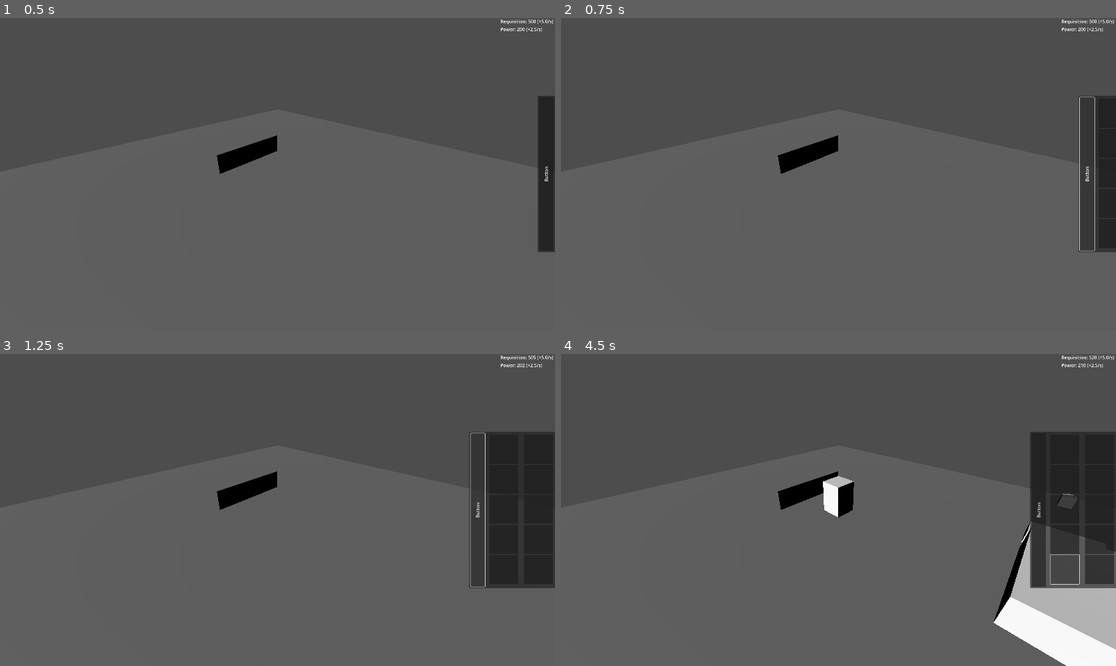
Above: before the commit, frames 1-4 (two rows, left to right).
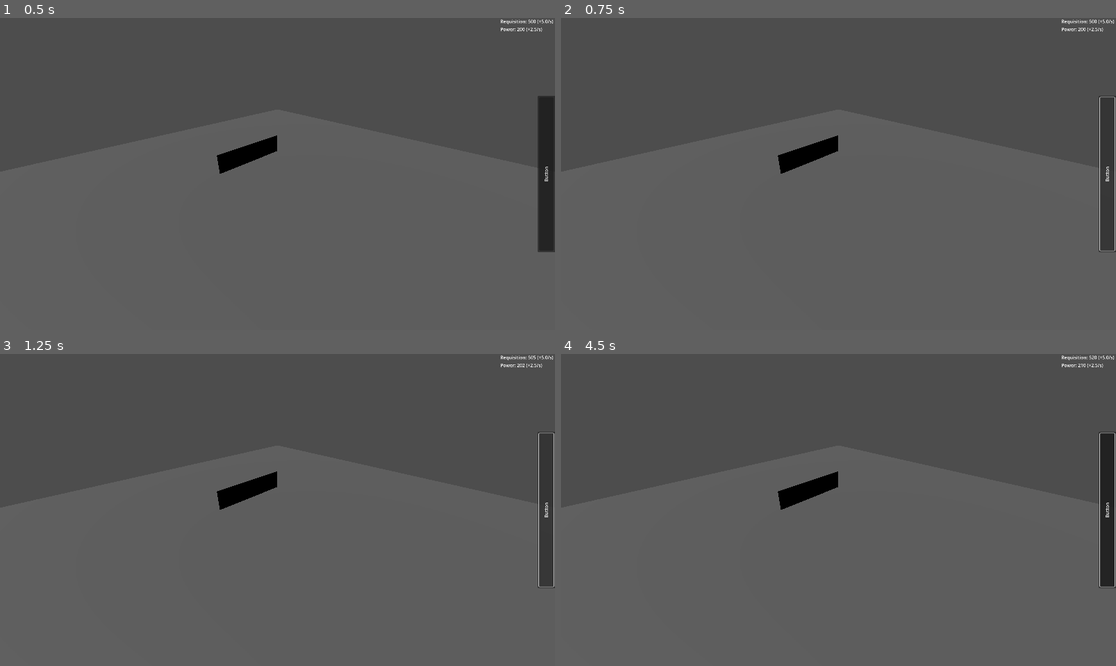
Above: after the commit, the same moments.

Repository: GViper3812/Tomfoolery
Game: Godot game, scene res://main_scene.tscn
Two runs of this game, one before a commit and one after it. Both use one fixed random seed, a clock stepped at 60 frames per second and the inputs below.
Inputs (mouse positions are in pixels of both pictures, inside the frame that each line leads up to):
- Up to frame 1 (0.5 s): no input
- Up to frame 2 (0.75 s): click "Button" at 0.5 s
- Up to frame 3 (1.25 s): no input
- Up to frame 4 (4.5 s): click (1066, 450) at 1.27 s; click (1066, 478) at 2.02 s; click (1066, 510) at 2.77 s; click (1066, 538) at 3.52 s; click (1066, 569) at 4.27 s

Frame 1 is identical in both runs. In frame 2, 1.4% of the frame differs, in the area x 93-100%, y 24-76%; in frame 3, 5.8%; in frame 4, 11%, in the area x 47-100%, y 24-100%.

Commit message:
Implemented Building Detection with LMB

Diff:
--- a/Player/hud.tscn
+++ b/Player/hud.tscn
@@ -1,7 +1,7 @@
 [gd_scene load_steps=3 format=3 uid="uid://byyk1a1grgcv2"]
 
 [ext_resource type="Script" uid="uid://d4kp3wfix4vip" path="res://assets/scripts/build_menu.gd" id="2_2nm5n"]
-[ext_resource type="Script" uid="uid://dah55mchhvfj6" path="res://Player/resources.gd" id="2_lnhd4"]
+[ext_resource type="Script" uid="uid://dah55mchhvfj6" path="res://assets/scripts/resources.gd" id="2_lnhd4"]
 
 [node name="HUD" type="Control"]
 process_mode = 3
--- a/assets/scripts/area_3d.gd
+++ b/assets/scripts/area_3d.gd
@@ -2,10 +2,10 @@
 
 @onready var pm = get_node("/root/rootGrid/Player1/player_manager")
 
-func _on_area_entered(area: Area3D) -> void:
+func _on_area_entered(_area: Area3D) -> void:
 	pm.set_state(pm.States.blocked)
 
-func _on_area_exited(area: Area3D) -> void:
+func _on_area_exited(_area: Area3D) -> void:
 	pm.set_state(pm.States.building)
 	if get_overlapping_areas().size() > 0:
 		pm.set_state(pm.States.blocked)
--- a/assets/scripts/build_manager.gd
+++ b/assets/scripts/build_manager.gd
@@ -11,7 +11,7 @@
 var mainmat: Material = preload("res://assets/building/shader/mainmat.tres")
 var editmat: Material = preload("res://assets/building/shader/editmat.tres")
 
-var current_building: MeshInstance3D = null
+static var current_building: MeshInstance3D = null
 var mat
 
 func _ready():
--- a/assets/scripts/build_menu.gd
+++ b/assets/scripts/build_menu.gd
@@ -22,7 +22,7 @@
 	menu_visible = !menu_visible
 	get_tree().create_tween().tween_property(panel, "position:x", menu_open_x if menu_visible else menu_closed_x, 0.5).set_trans(Tween.TRANS_SINE)
 
-func _input(event):
+func _unhandled_input(event):
 	if event.is_action_pressed("Toggle_Menu") or button.button_pressed:
 		toggle_menu()
 
--- a/assets/scripts/cam_control.gd
+++ b/assets/scripts/cam_control.gd
@@ -29,6 +29,7 @@
 
 			pitch = clamp(pitch, MAX_LOOK_DOWN, MAX_LOOK_UP)
 
+
 	if event is InputEventMouseButton:
 		if event.button_index == MOUSE_BUTTON_WHEEL_UP:
 			target_zoom_distance = max(MIN_ZOOM, target_zoom_distance - ZOOM_SPEED)
--- a/assets/scripts/player_manager.gd
+++ b/assets/scripts/player_manager.gd
@@ -13,15 +13,34 @@
 signal state_changed()
 
 static func get_mouse_world_position(camera: Camera3D) -> Vector3:
+	var ray_length = 1000
 	var mouse_pos = camera.get_viewport().get_mouse_position()
 	var ray_origin = camera.project_ray_origin(mouse_pos)
 	var ray_direction = camera.project_ray_normal(mouse_pos)
-	var ray_length = 1000
 	var space_state = camera.get_world_3d().direct_space_state
 	var query = PhysicsRayQueryParameters3D.create(ray_origin, ray_origin + ray_direction * ray_length)
 
 	var result = space_state.intersect_ray(query)
 	return result.position if result else Vector3.ZERO
+
+static func get_first_area_hit(camera: Camera3D) -> Area3D:
+	var ray_length = 1000
+	var mouse_pos = camera.get_viewport().get_mouse_position()
+	var ray_origin = camera.project_ray_origin(mouse_pos)
+	var ray_direction = camera.project_ray_normal(mouse_pos)
+	var space_state = camera.get_world_3d().direct_space_state
+
+	var query = PhysicsRayQueryParameters3D.create(ray_origin, ray_origin + ray_direction * ray_length)
+	query.collide_with_bodies = false
+	query.collide_with_areas = true
+
+	var result = space_state.intersect_ray(query)
+
+	if result and result.collider is Area3D:
+		return result.collider
+
+	return null
+
 
 func set_state(new_state: States):
 	state = new_state
--- /dev/null
+++ b/assets/scripts/select_manager.gd
@@ -0,0 +1,14 @@
+extends Node
+
+@onready var pm := get_node("../player_manager")
+@onready var bm := get_node("../build_manager")
+
+func _ready():
+	set_process_input(true)
+
+func _input(event: InputEvent) -> void:
+	if event is InputEventMouseButton and event.pressed and pm.get_state() == pm.States.play:
+		var area = pm.get_first_area_hit($"../Cam")
+
+		if area != null:
+			print(area)
--- a/main_scene.tscn
+++ b/main_scene.tscn
@@ -1,11 +1,12 @@
-[gd_scene load_steps=13 format=3 uid="uid://d3yx6al2k3um5"]
+[gd_scene load_steps=14 format=3 uid="uid://d3yx6al2k3um5"]
 
-[ext_resource type="Script" uid="uid://bjy1atkg7oebe" path="res://Player/movement.gd" id="1_o1tqw"]
+[ext_resource type="Script" uid="uid://bjy1atkg7oebe" path="res://assets/scripts/movement.gd" id="1_o1tqw"]
 [ext_resource type="PackedScene" uid="uid://byyk1a1grgcv2" path="res://Player/hud.tscn" id="2_eoku1"]
 [ext_resource type="Script" uid="uid://g87mlfguaeq6" path="res://assets/scripts/build_manager.gd" id="3_855mp"]
 [ext_resource type="Script" uid="uid://udxkaq3qfjce" path="res://assets/scripts/resource_manager.gd" id="4_75q7d"]
 [ext_resource type="Script" uid="uid://c5bwai6kgn1c2" path="res://assets/scripts/cam_control.gd" id="5_jka67"]
 [ext_resource type="Script" uid="uid://bxmqnov0o5684" path="res://assets/scripts/player_manager.gd" id="6_i5arm"]
+[ext_resource type="Script" uid="uid://chql2lmkgffde" path="res://assets/scripts/select_manager.gd" id="7_nfk4m"]
 
 [sub_resource type="CapsuleMesh" id="CapsuleMesh_qxy4w"]
 
@@ -33,6 +34,9 @@
 
 [node name="Player1" type="CharacterBody3D" parent="."]
 script = ExtResource("1_o1tqw")
+
+[node name="select_manager" type="Node" parent="Player1"]
+script = ExtResource("7_nfk4m")
 
 [node name="mesh" type="MeshInstance3D" parent="Player1"]
 transform = Transform3D(0.1, 0, 0, 0, 0.1, 0, 0, 0, 0.1, 0, 0.3, 0)
--- a/node_3d.tscn
+++ b/node_3d.tscn
@@ -1,12 +1,12 @@
-[gd_scene load_steps=16 format=3 uid="uid://d3yx6al2k3um5"]
+[gd_scene load_steps=14 format=3 uid="uid://d3yx6al2k3um5"]
 
-[ext_resource type="Script" uid="uid://bjy1atkg7oebe" path="res://Player/movement.gd" id="1_o1tqw"]
+[ext_resource type="Script" uid="uid://bjy1atkg7oebe" path="res://assets/scripts/movement.gd" id="1_o1tqw"]
 [ext_resource type="PackedScene" uid="uid://byyk1a1grgcv2" path="res://Player/hud.tscn" id="2_eoku1"]
 [ext_resource type="Script" uid="uid://g87mlfguaeq6" path="res://assets/scripts/build_manager.gd" id="3_855mp"]
 [ext_resource type="Script" uid="uid://udxkaq3qfjce" path="res://assets/scripts/resource_manager.gd" id="4_75q7d"]
 [ext_resource type="Script" uid="uid://c5bwai6kgn1c2" path="res://assets/scripts/cam_control.gd" id="5_jka67"]
 [ext_resource type="Script" uid="uid://bxmqnov0o5684" path="res://assets/scripts/player_manager.gd" id="6_i5arm"]
-[ext_resource type="ArrayMesh" uid="uid://b8qum40tdb5fd" path="res://assets/building/mesh/nuclearbattery.tres" id="7_wc5p8"]
+[ext_resource type="Script" uid="uid://chql2lmkgffde" path="res://assets/scripts/select_manager.gd" id="7_wc5p8"]
 
 [sub_resource type="CapsuleMesh" id="CapsuleMesh_qxy4w"]
 
@@ -19,11 +19,6 @@
 [sub_resource type="QuadMesh" id="QuadMesh_7haat"]
 size = Vector2(2, 1)
 orientation = 0
-
-[sub_resource type="ConcavePolygonShape3D" id="ConcavePolygonShape3D_qql8a"]
-data = PackedVector3Array(0.5, 1.5, 0.5, -0.5, 0, 0.5, -0.5, 1.5, 0.5, 0.5, 0, 0.5, -0.5, 0, 0.5, 0.5, 1.5, 0.5, -0.5, 1.5, -0.5, 0.5, 0, -0.5, 0.5, 1.5, -0.5, -0.5, 0, -0.5, 0.5, 0, -0.5, -0.5, 1.5, -0.5, 0.5, 1.5, -0.5, 0.5, 0, 0.5, 0.5, 1.5, 0.5, 0.5, 0, -0.5, 0.5, 0, 0.5, 0.5, 1.5, -0.5, -0.5, 1.5, 0.5, -0.5, 0, -0.5, -0.5, 1.5, -0.5, -0.5, 0, 0.5, -0.5, 0, -0.5, -0.5, 1.5, 0.5, -0.5, 1.5, 0.5, 0.5, 1.5, -0.5, 0.5, 1.5, 0.5, -0.5, 1.5, -0.5, 0.5, 1.5, -0.5, -0.5, 1.5, 0.5, 0.5, 0, 0.5, -0.5, 0, -0.5, -0.5, 0, 0.5, 0.5, 0, -0.5, -0.5, 0, -0.5, 0.5, 0, 0.5)
-
-[sub_resource type="BoxShape3D" id="BoxShape3D_wc5p8"]
 
 [sub_resource type="PlaneMesh" id="PlaneMesh_wc5p8"]
 
@@ -71,6 +66,9 @@
 [node name="player_manager" type="Node" parent="Player1"]
 script = ExtResource("6_i5arm")
 
+[node name="select_manager" type="Node" parent="Player1"]
+script = ExtResource("7_wc5p8")
+
 [node name="StaticBody3D2" type="StaticBody3D" parent="."]
 
 [node name="CollisionShape3D" type="CollisionShape3D" parent="StaticBody3D2"]
@@ -82,25 +80,6 @@
 mesh = SubResource("QuadMesh_7haat")
 skeleton = NodePath("")
 
-[node name="nuclearbattery" type="MeshInstance3D" parent="."]
-transform = Transform3D(1, 0, 0, 0, 1, 0, 0, 0, 1, 0, 0, 3)
-mesh = ExtResource("7_wc5p8")
-
-[node name="stat" type="StaticBody3D" parent="nuclearbattery"]
-collision_layer = 2
-collision_mask = 2
-
-[node name="col" type="CollisionShape3D" parent="nuclearbattery/stat"]
-shape = SubResource("ConcavePolygonShape3D_qql8a")
-
-[node name="Area3D" type="Area3D" parent="nuclearbattery"]
-collision_layer = 2
-collision_mask = 2
-
-[node name="col" type="CollisionShape3D" parent="nuclearbattery/Area3D"]
-transform = Transform3D(1, 0, 0, 0, 1.5, 0, 0, 0, 1, 0, 0.75, 0)
-shape = SubResource("BoxShape3D_wc5p8")
-
 [node name="MeshInstance3D" type="MeshInstance3D" parent="."]
 transform = Transform3D(10, 0, 0, 0, 1, 0, 0, 0, 10, 0, 0, 0)
 mesh = SubResource("PlaneMesh_wc5p8")
Renamed: Player/movement.gd -> assets/scripts/movement.gd
Renamed: Player/movement.gd.uid -> assets/scripts/movement.gd.uid
Renamed: Player/resources.gd -> assets/scripts/resources.gd
Renamed: Player/resources.gd.uid -> assets/scripts/resources.gd.uid
Not shown, added: assets/scripts/select_manager.gd.uid
